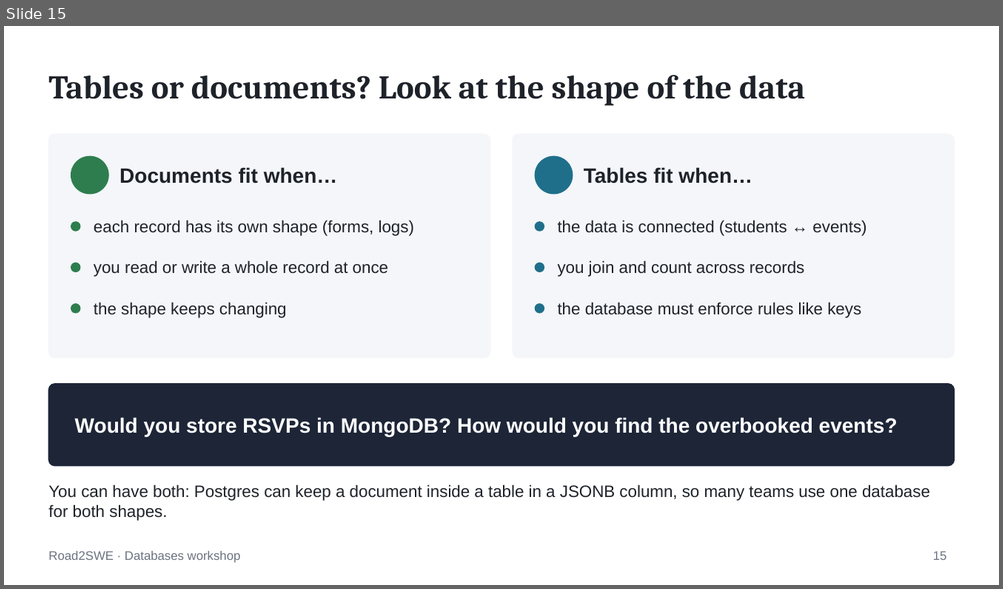
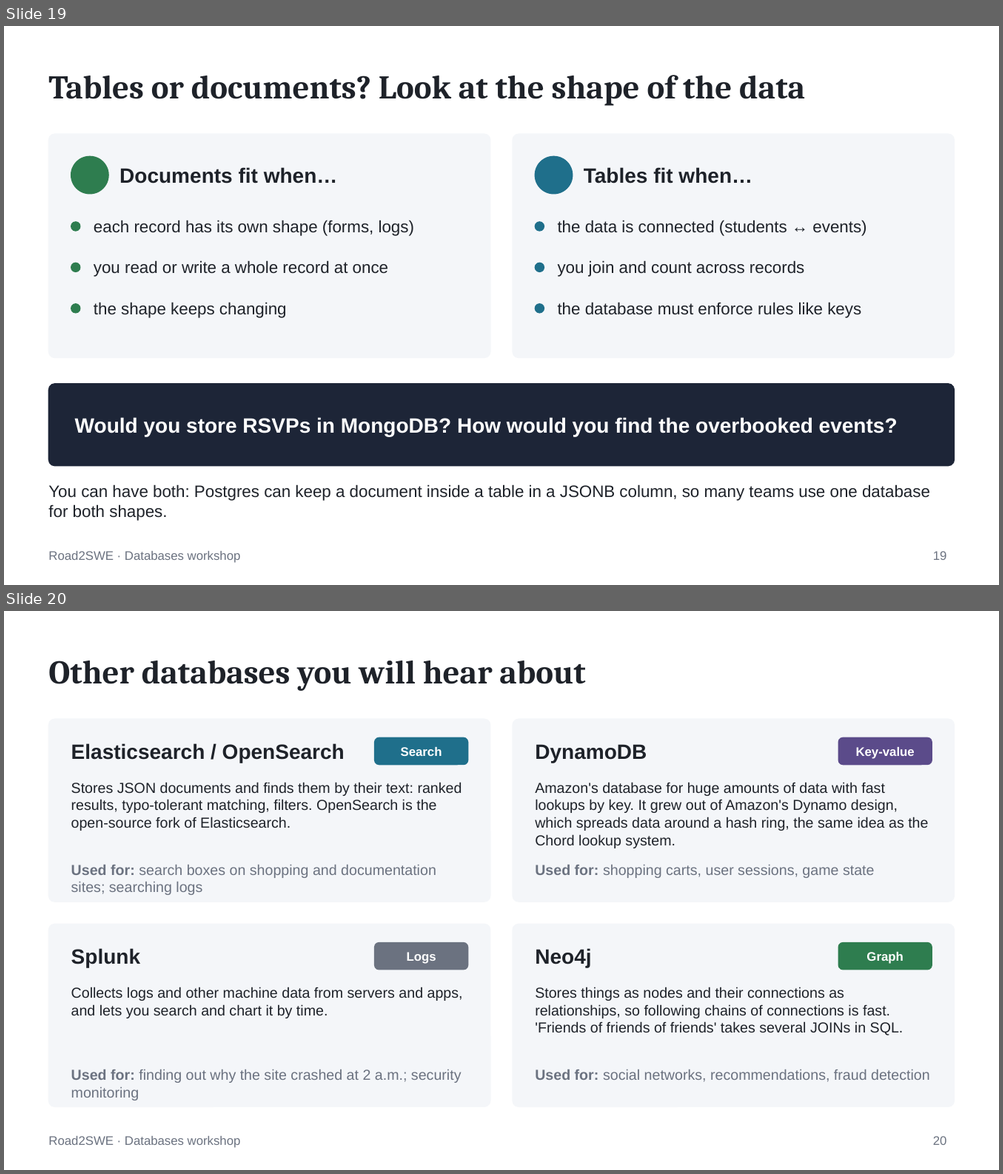
Before and after one commit to Trian27/RTSWEDatabasesWorkshop, a slide deck: slides/databases-workshop.pptx. Shown one above the other, each under a label of ours: slide 15 before the commit, slides 19 and 20 after it. The pictures are 1003x589 and 1003x1174 pixels, drawn with LibreOffice and Linux fonts; fonts in the diff are those of the drawing. Boxes give left, top, right and bottom in pixels: in the first picture for what was removed or moved away, otherwise in the second. Text is boxed around its words. In the diff, an @@ line names an element or a change of style, - is before the commit and + after.

```diff
--- a/slides/databases-workshop.pptx
+++ b/slides/databases-workshop.pptx
@@ slide 20 added at (4, 611, 999, 1170), background #FFFFFF; not listed: 1 template element that a slide beside it also shows @@
@@ title added at (48, 661, 585, 691), 32 pt, text #1E2229, bold @@
+Other databases you will hear about
@@ rounded rectangle added at (48, 719, 490, 902), fill #F4F6F9, outline #F4F6F9 1 pt @@
@@ rounded rectangle added at (513, 719, 955, 902), fill #F4F6F9, outline #F4F6F9 1 pt @@
@@ text added at (71, 743, 344, 763), 20 pt, text #1E2229, bold @@
+Elasticsearch / OpenSearch
@@ rounded rectangle added at (375, 738, 468, 765), fill #1F6F8B, outline #1F6F8B 1 pt @@
@@ rounded rectangle added at (838, 738, 931, 765), fill #5B4B8A, outline #5B4B8A 1 pt @@
@@ text added at (401, 747, 442, 756), 12 pt, text #FFFFFF, bold @@
+Search
@@ text added at (535, 744, 646, 763), 20 pt, text #1E2229, bold @@
+DynamoDB
@@ text added at (856, 747, 914, 759), 12 pt, text #FFFFFF, bold @@
+Key-value
@@ text added at (71, 782, 462, 831), 14 pt, text #1E2229 @@
+Stores JSON documents and finds them by their text: ranked results, typo-tolerant matching, filters. OpenSearch is the open-source fork of Elasticsearch.
@@ text added at (535, 782, 928, 849), 14 pt, text #1E2229 @@
+Amazon's database for huge amounts of data with fast lookups by key. It grew out of Amazon's Dynamo design, which spreads data around a hash ring, the same idea as the Chord lookup system.
@@ text added at (71, 865, 436, 895), 14 pt, text #6B7280 @@
+Used for: search boxes on shopping and documentation sites; searching logs
@@ text added at (535, 865, 874, 878), 14 pt, text #6B7280 @@
+Used for: shopping carts, user sessions, game state
@@ rounded rectangle added at (48, 924, 490, 1107), fill #F4F6F9, outline #F4F6F9 1 pt @@
@@ rounded rectangle added at (375, 943, 468, 970), fill #6B7280, outline #6B7280 1 pt @@
@@ rounded rectangle added at (513, 924, 955, 1107), fill #F4F6F9, outline #F4F6F9 1 pt @@
@@ rounded rectangle added at (838, 943, 931, 970), fill #2E7D4F, outline #2E7D4F 1 pt @@
@@ text added at (71, 948, 140, 968), 20 pt, text #1E2229, bold @@
+Splunk
@@ text added at (407, 952, 436, 964), 12 pt, text #FFFFFF, bold @@
+Logs
@@ text added at (535, 948, 591, 968), 20 pt, text #1E2229, bold @@
+Neo4j
@@ text added at (866, 952, 902, 964), 12 pt, text #FFFFFF, bold @@
+Graph
@@ text added at (71, 987, 463, 1019), 14 pt, text #1E2229 @@
+Collects logs and other machine data from servers and apps, and lets you search and chart it by time.
@@ text added at (535, 987, 903, 1036), 14 pt, text #1E2229 @@
+Stores things as nodes and their connections as relationships, so following chains of connections is fast. 'Friends of friends of friends' takes several JOINs in SQL.
@@ text added at (71, 1070, 461, 1101), 14 pt, text #6B7280 @@
+Used for: finding out why the site crashed at 2 a.m.; security monitoring
@@ text added at (535, 1070, 930, 1082), 14 pt, text #6B7280 @@
+Used for: social networks, recommendations, fraud detection
@@ page number added at (933, 1136, 947, 1145), 12 pt, text #6B7280 @@
+20
@@ what was slide 15 is now slide 19 @@
@@ page number at (933, 551, 947, 560): text changed @@
-15
+19
```
Also in this commit, not shown: 4 slides changed, 5 other slides added, 1 slide removed, 4 other files.
